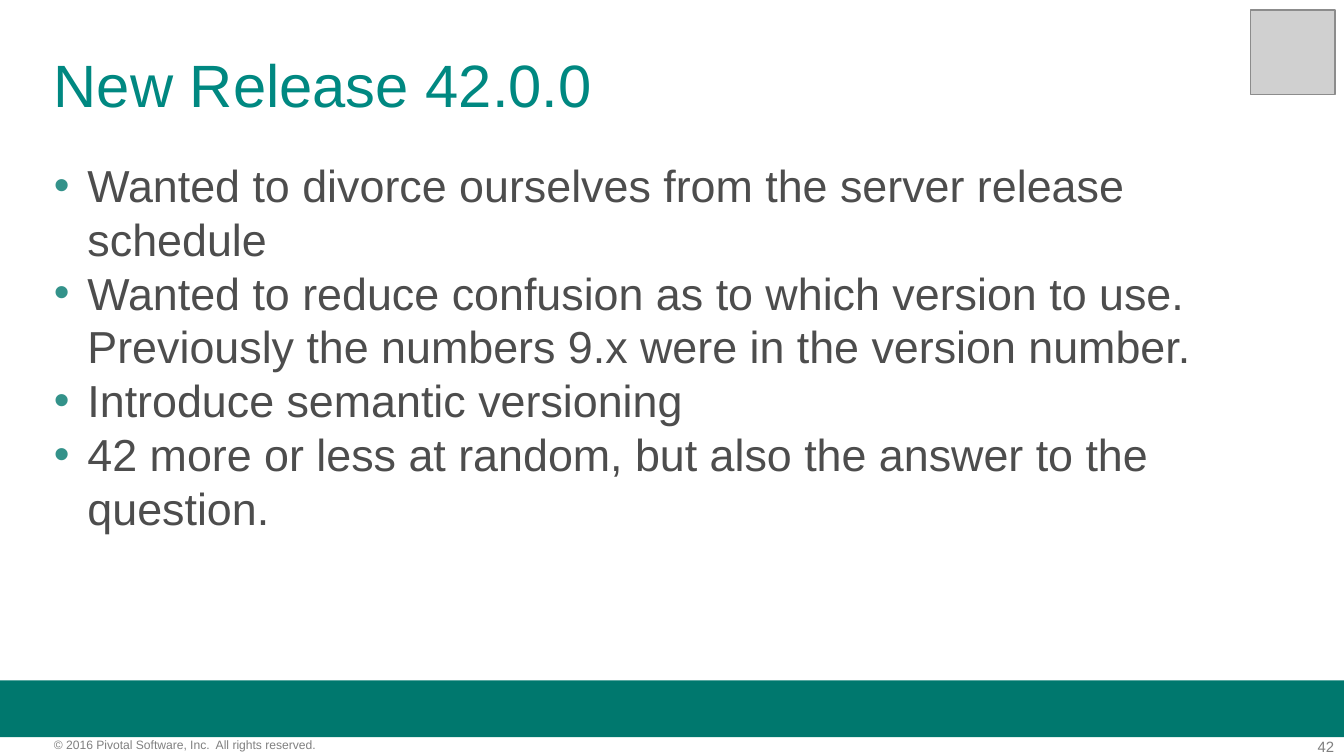
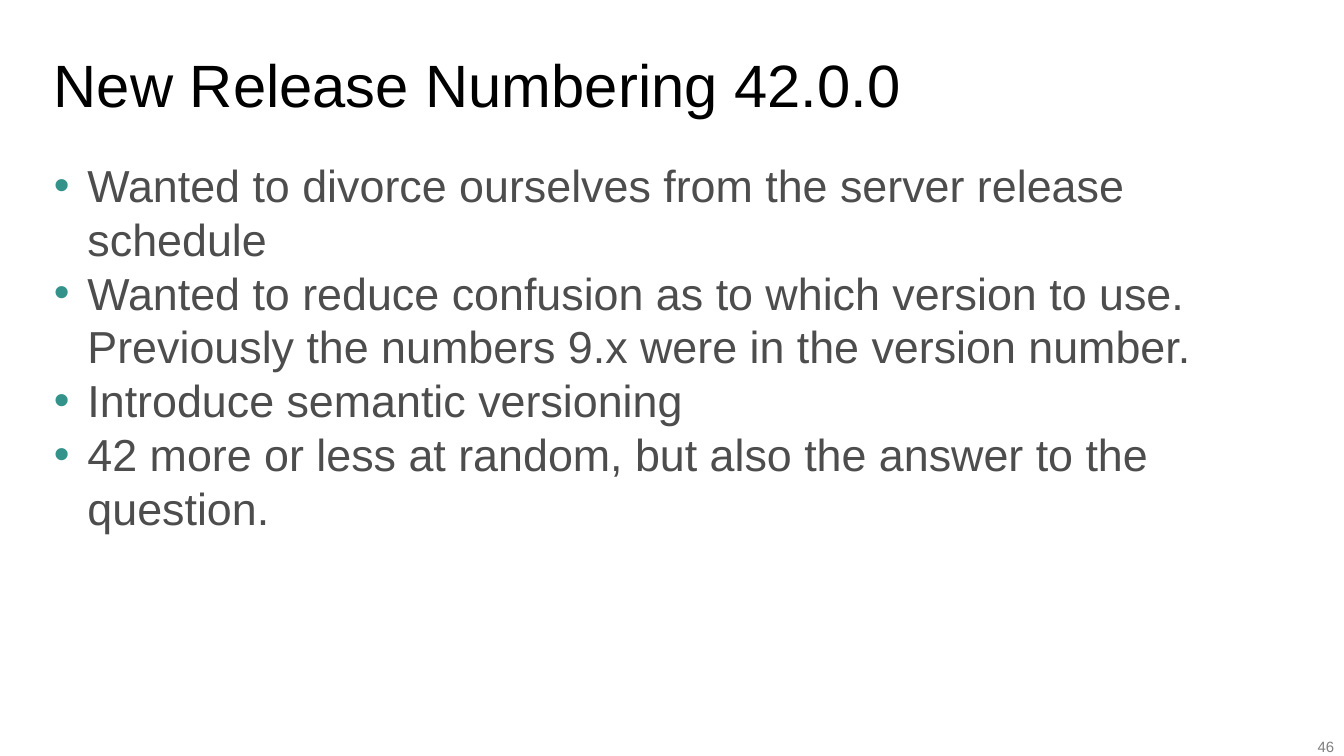
Before and after one commit to davecramer/presentations, a slide deck: slide 46 of JDBC Performance.pptx (slide 42 before the commit). Drawn at 1344x756 pixels with LibreOffice and Linux fonts; fonts in the diff are those of the drawing; grey boxes stand for pictures; background and template pictures are left out. Boxes give left, top, right and bottom in pixels: in the first picture for what was removed or moved away, otherwise in the second. Text is boxed around its words. In the diff, an @@ line names an element or a change of style, - is before the commit and + after.

```diff
--- a/JDBC Performance.pptx
+++ b/JDBC Performance.pptx
@@ picture removed at <box>1251,9,1336,94</box> @@
@@ text at <box>54,63,900,118</box>: text changed; text colour #008881 to #000000 @@
-New Release 42.0.0
+New Release Numbering 42.0.0
@@ rectangle removed at <box>0,680,1344,737</box> @@
@@ text removed at <box>66,740,315,752</box> @@
-© 2016 Pivotal Software, Inc. All rights reserved.
@@ page number at <box>1318,741,1335,752</box>: text changed @@
-42
+46
```
Also in this commit, not shown: 32 other slides changed, 21 slides added, 19 slides removed, 3 other files.
